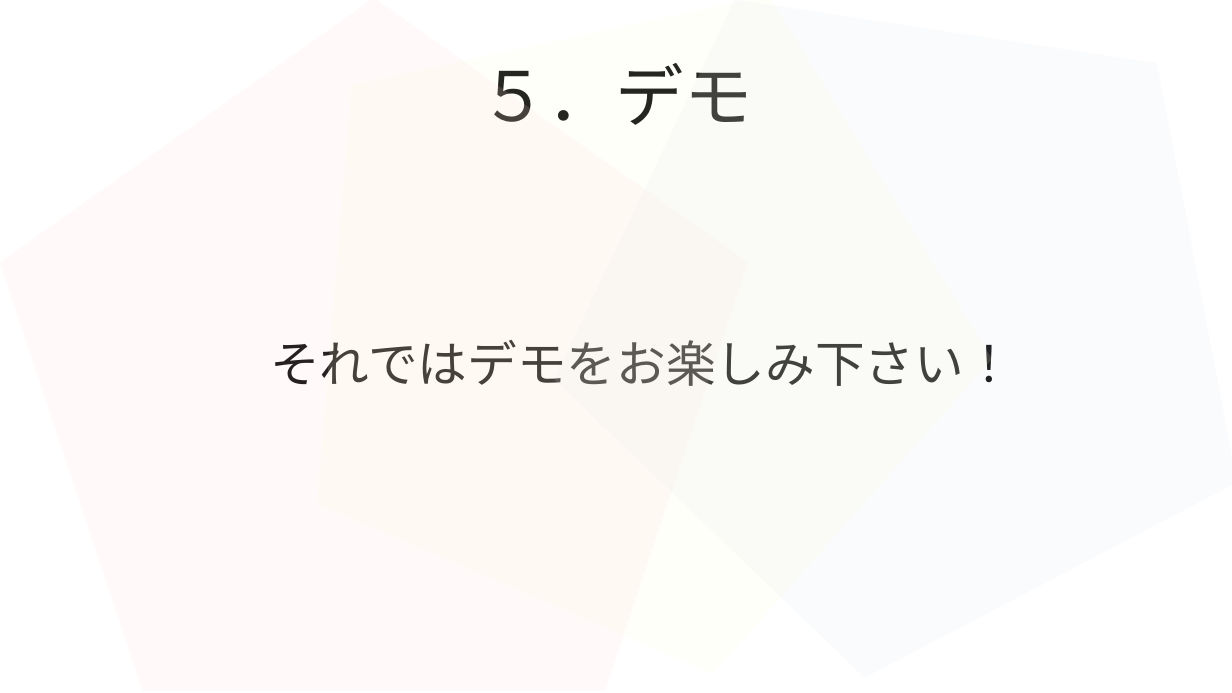
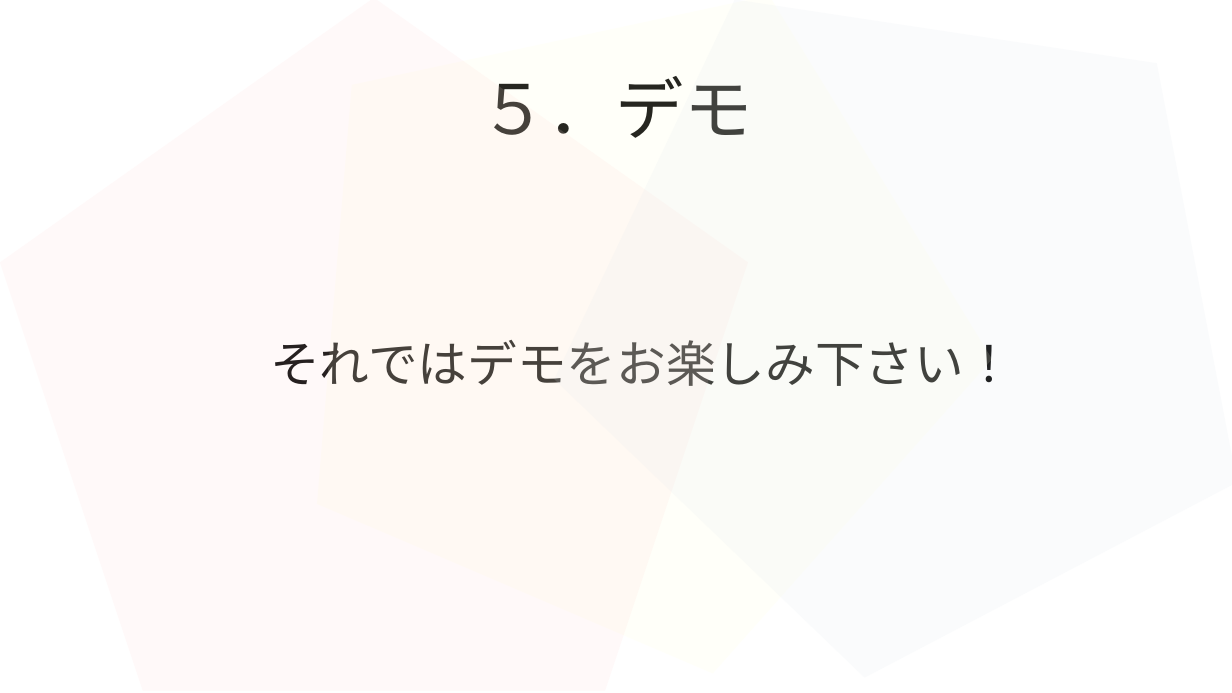
Before and after one commit to 2022java42-student009/ProjectJava, a slide deck: slide 11 of タスク/プレゼン資料.odp. Drawn at 1232x693 pixels with LibreOffice and Linux fonts; fonts in the diff are those of the drawing. Boxes give left, top, right and bottom in pixels: in the first picture for what was removed or moved away, otherwise in the second. Text is boxed around its words. In the diff, an @@ line names an element or a change of style, - is before the commit and + after.

```diff
--- a/タスク/プレゼン資料.odp
+++ b/タスク/プレゼン資料.odp
@@ title "５．デモ" moved from (x1=479, y1=63, x2=752, y2=125) to (x1=479, y1=76, x2=752, y2=138) @@
```
Also in this commit, not shown: 5 other slides changed, 2 other files.
